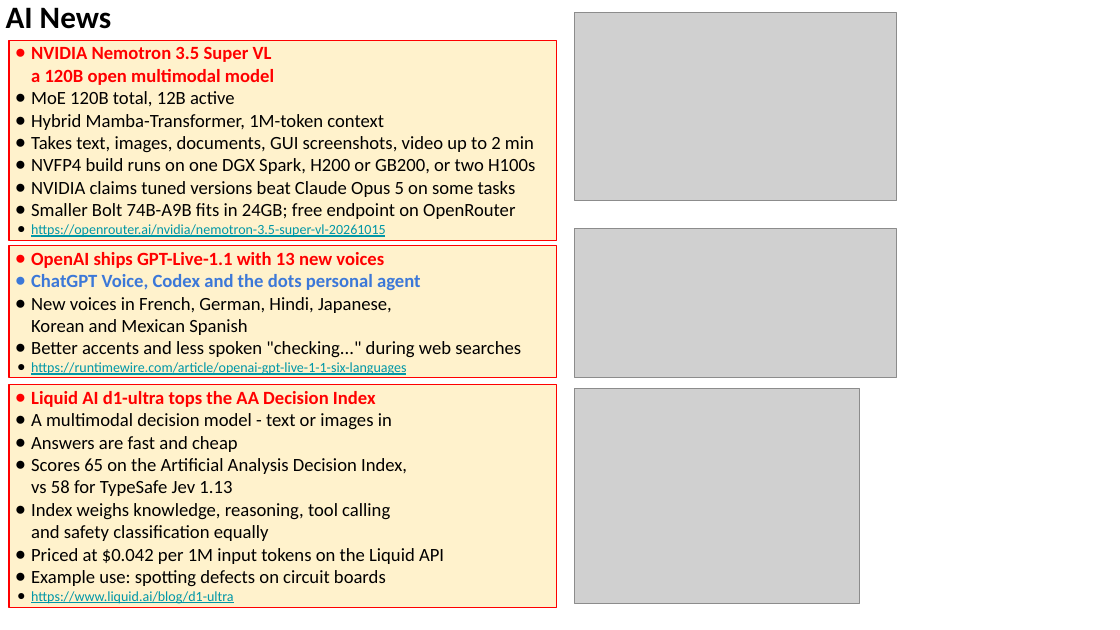
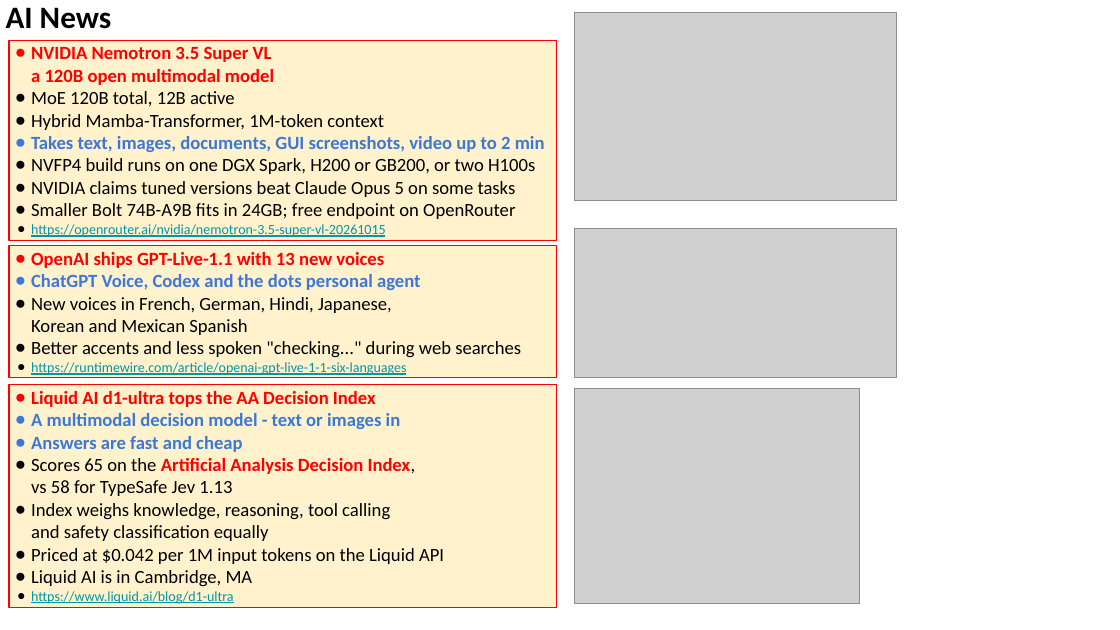
Before and after one commit to lselector/seminar, a slide deck: slide 11 of 2026/2026-10-23-AI-News.pptx (slide 10 before the commit). Drawn at 1120x630 pixels with LibreOffice and Linux fonts; fonts in the diff are those of the drawing; grey boxes stand for pictures. Boxes give left, top, right and bottom in pixels: in the first picture for what was removed or moved away, otherwise in the second. Text is boxed around its words. In the diff, an @@ line names an element or a change of style, - is before the commit and + after.

```diff
--- a/2026/2026-10-23-AI-News.pptx
+++ b/2026/2026-10-23-AI-News.pptx
@@ text in rectangle at box(31, 136, 545, 152): text colour #000000 to #3C78D8, bold on in "Takes text, images, documents, GUI screenshots, video ..."; bullet colour #000000 to #3C78D8 @@
@@ text in rectangle at box(31, 413, 416, 496): text colour #000000 to #3C78D8 in "A multimodal decision model - text or ...", "Answers are fast and cheap"; bold on in "A multimodal decision model - text or ...", "Answers are fast and cheap", "Artificial Analysis Decision Index,"; text colour #000000 to #FF0000 in "Artificial Analysis Decision Index,"; bullet colour #000000 to #3C78D8 @@
@@ text in rectangle at box(31, 570, 253, 586): text changed @@
-● Example use: spotting defects on circuit boards
+● Liquid AI is in Cambridge, MA
```
Also in this commit, not shown: 13 other slides changed, 7 slides added.
